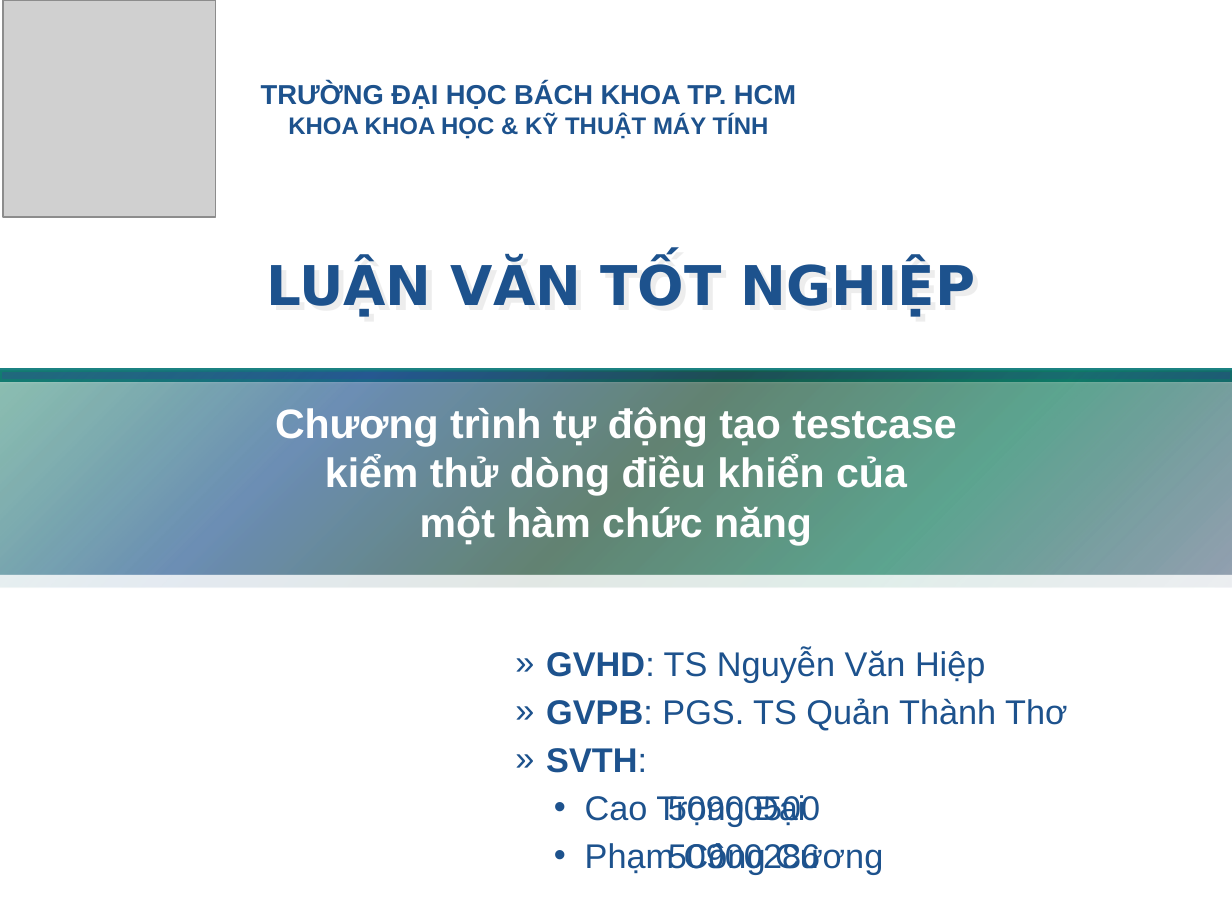
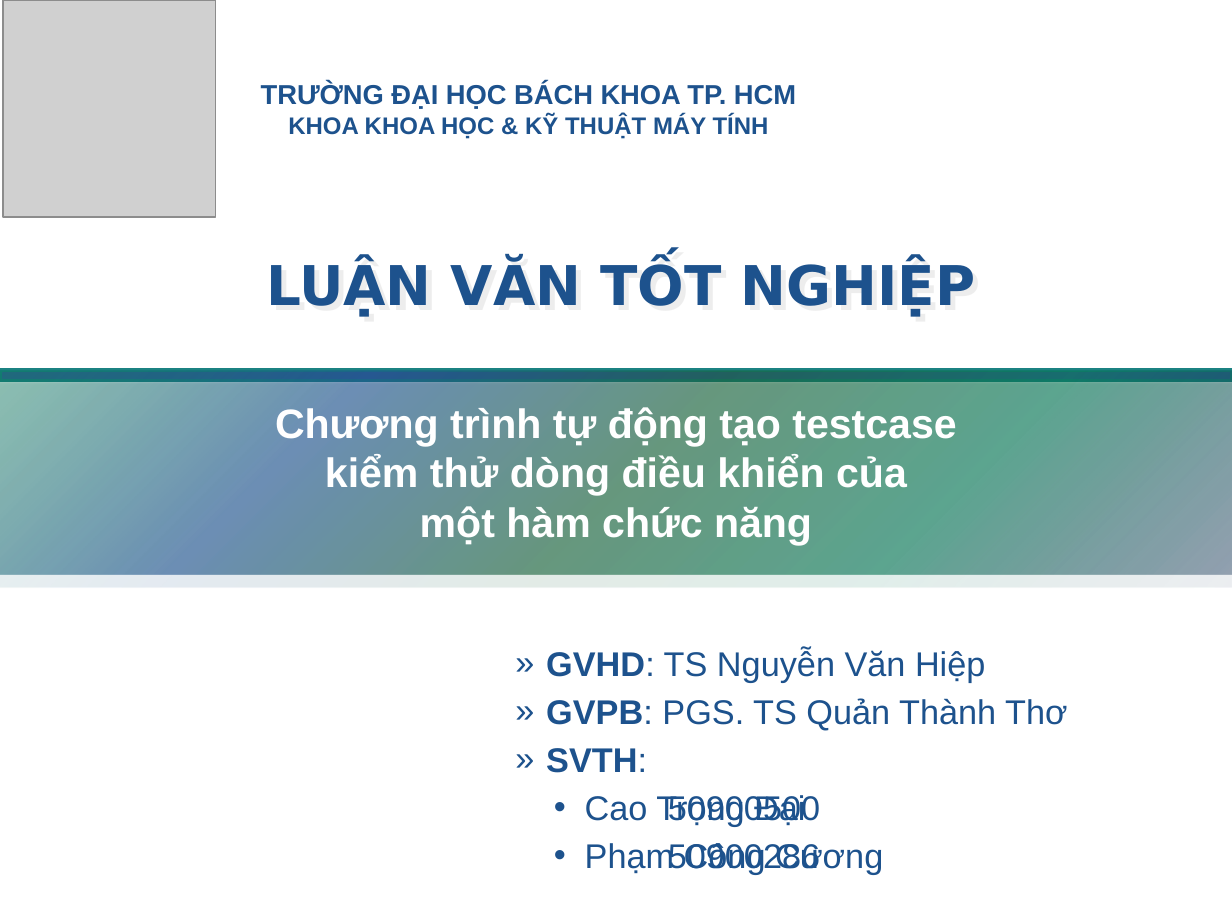
Before and after one commit to congcuong-cse/autotesting-lvtn, a slide deck: slide 1 of Document/Presentation.pptx. Drawn at 1232x924 pixels with LibreOffice and Linux fonts; fonts in the diff are those of the drawing; grey boxes stand for pictures; background and template pictures are left out. Boxes give left, top, right and bottom in pixels: in the first picture for what was removed or moved away, otherwise in the second. Text is boxed around its words. In the diff, an @@ line names an element or a change of style, - is before the commit and + after.

```diff
--- a/Document/Presentation.pptx
+++ b/Document/Presentation.pptx
@@ rectangle at [0,371,1232,575]: fill gradient #113053 to #067555 to #0F4127 to #1D528D to gradient #113053 to #067555 to #166039 to #1D528D @@
```
Also in this commit, not shown: 4 other slides changed.
